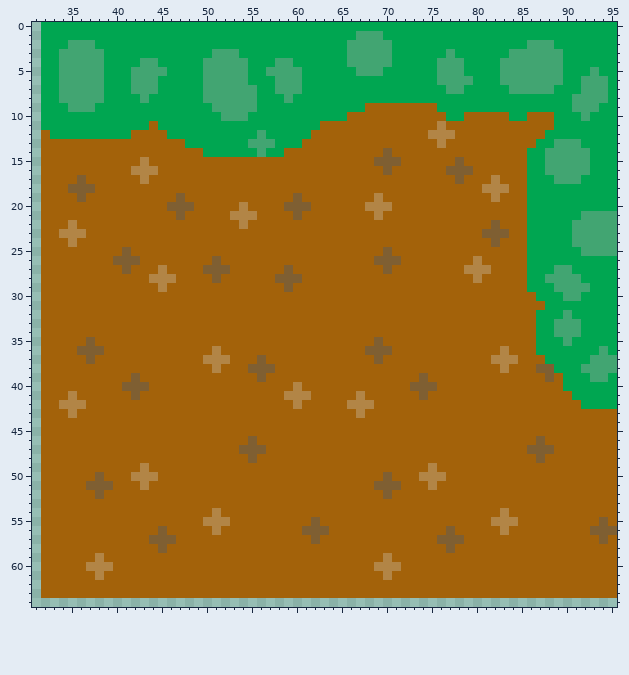
A sprite sheet gets an edit: naming the game is hard/sprites/temp_tile/layers/16ead25e-e6c1-4e35-acb9-a58000b38ac4/78fc636b-6da8-4e6d-b9dc-d4b7ce69ed20.png. Above is the file before it was changed.
The file is 96x96 pixels. Shown: x 31..95, y 0..64.
And afterwards:
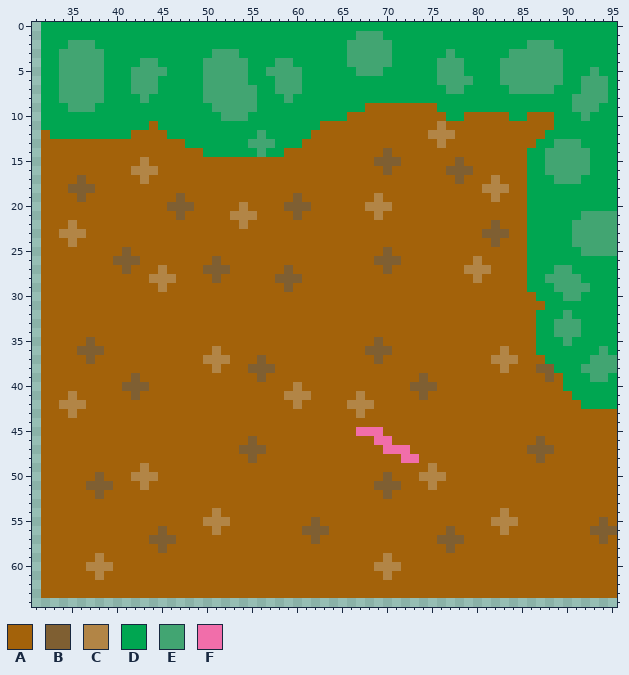
Palette (. is transparent): A #a3620a  B #7f5f32  C #b28546  D #00a651  E #42a572  F #f16eaa
From old to new:
The author changed colour A to colour F in row 45 at x 67 to 69; in row 46 at x 69 to 70; in row 47 at x 70 to 72; in row 48 at x 72 to 73.
Boxes around the changes in both pictures, in picture pixels (x1, y1, x2, y2):
changed: (356, 427, 419, 463)
